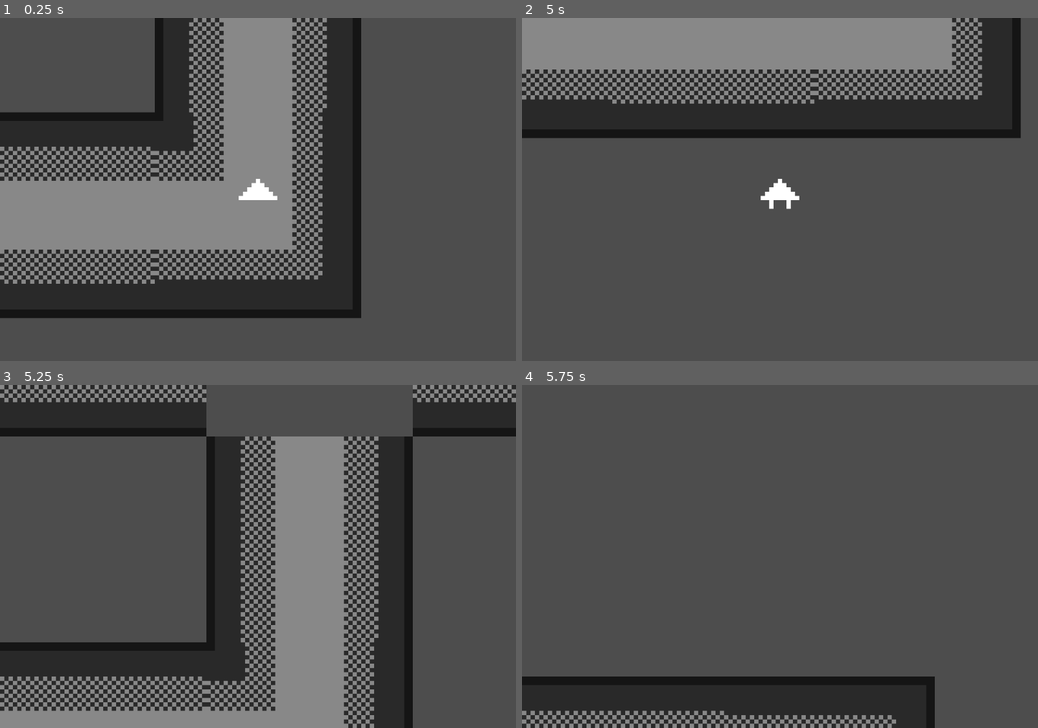
Above: before the commit, frames 1-4 (two rows, left to right).
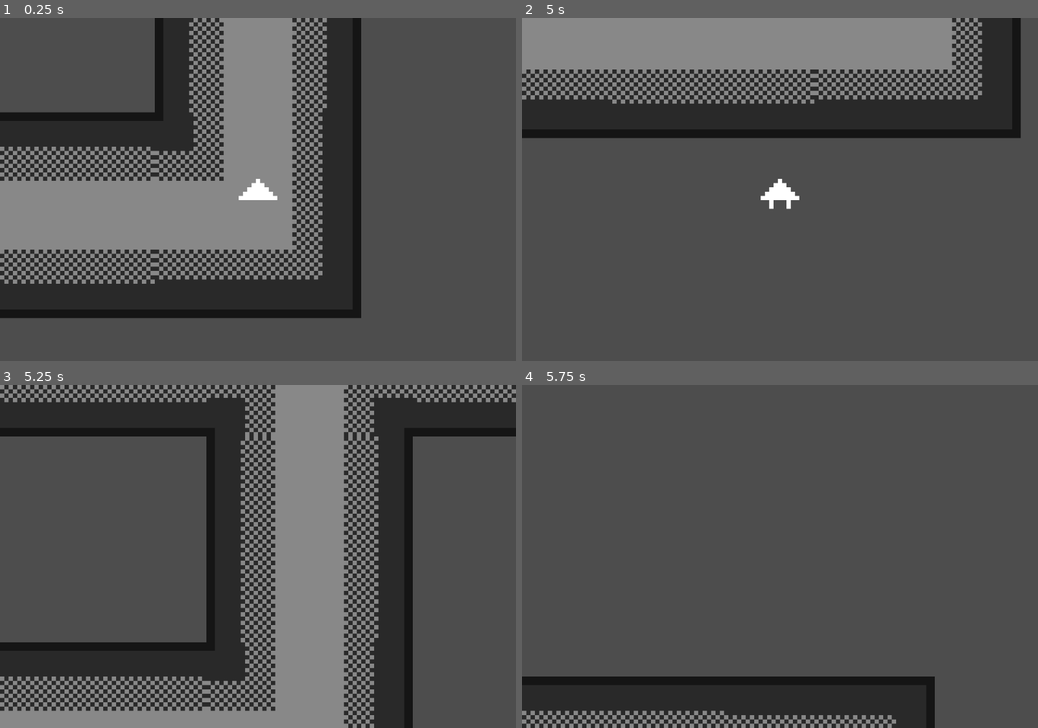
Above: after the commit, the same moments.

Repository: Ben1980/yaab
Game: Godot game, scene res://tile_map_layer.tscn
Two runs of this game, one before a commit and one after it. Both use one fixed random seed, a clock stepped at 60 frames per second and the inputs below.
Inputs:
- Up to frame 1 (0.25 s): no input
- Up to frame 2 (5 s): tap Enter at 0.5, 3.5 s; hold W (move_up) 0.53-2.03 s; hold A (move_left) 2.03-3.53 s; tap Space at 2.75, 4.25 s; hold S (move_down) 3.53-4.28 s; hold D (move_right) from 4.28 s (still down)
- Up to frame 3 (5.25 s): release D (move_right) at 5.03 s; hold W (move_up) from 5.03 s (still down)
- Up to frame 4 (5.75 s): keep holding W (move_up)

Frames 1-2 are identical in both runs. In frame 3, 5.8% of the frame differs, in the area x 40-80%, y 0-16%; in frame 4, nothing differs.

Commit message:
floor added

Diff:
--- a/tile_map_layer.tscn
+++ b/tile_map_layer.tscn
@@ -12,6 +12,13 @@
 1:0/0 = 0
 1:0/0/physics_layer_0/polygon_0/points = PackedVector2Array(-24, -24, 24, -24, 24, 24, 21.9451, 24, 22.203, -22.057, -24, -22.0434)
 1:0/0/physics_layer_0/polygon_1/points = PackedVector2Array(-24, 21.9639, -22.0625, 21.9639, -22.1141, 24, -24, 24)
+0:1/0 = 0
+0:1/0/physics_layer_0/polygon_0/points = PackedVector2Array(-24, -22.0083, -21.9585, -22.1286, -22.0387, -24, -24, -24)
+0:1/0/physics_layer_0/polygon_1/points = PackedVector2Array(22.0162, -24, 24, -24, 24, -22.0387, 22.1118, -22.0708)
+0:1/0/physics_layer_0/polygon_2/points = PackedVector2Array(22.0211, 21.9726, 24, 21.9869, 24, 24, 22.0255, 24)
+0:1/0/physics_layer_0/polygon_3/points = PackedVector2Array(-24, 22.0121, -21.984, 21.9961, -22.0446, 24, -24, 24)
+1:1/0 = 0
+1:1/0/physics_layer_0/polygon_0/points = PackedVector2Array(-24, -24, -24, 24, 24, 24, 24, -24, 22.1081, -24, 22.0064, 22.0507, -22.0236, 21.9822, -22.1463, -24)
 
 [sub_resource type="TileSet" id="TileSet_vjcy3"]
 tile_size = Vector2i(48, 48)
@@ -19,7 +26,7 @@
 sources/0 = SubResource("TileSetAtlasSource_c3an2")
 
 [node name="TileMapLayer" type="TileMapLayer"]
-tile_map_data = PackedByteArray("AAALAAkAAAAAAAAAAAALAAgAAAA …(704 unchanged characters)… AAAAAAFADAAoAAAAAAAAAAFACAAoAAAABAAAAADA=")
+tile_map_data = PackedByteArray("AAALAAkAAAAAAAAAAAALAAgAAAA …(704 unchanged characters)… AAAAAAFADAAoAAAAAAAAAAFACAAoAAAABAAAAADAGAAMAAAAAAAEAAAAEAAMAAAAAAAEAAAA=")
 tile_set = SubResource("TileSet_vjcy3")
 
 [node name="Player" parent="." instance=ExtResource("2_uuaxm")]
